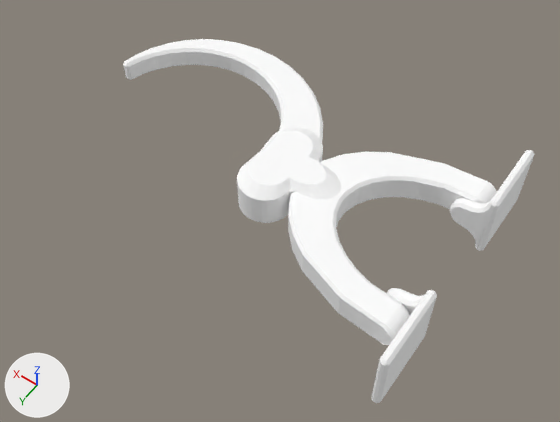
An edit to the Blender file gki_cube_gripper_description/meshes/cube_gripper.blend, drawn before and after from the same camera.
One viewpoint serves both versions: a 50 mm lens placed at (-422.0, 416.0, 607.0), pointed at (-130.0, 8.0, -35.0). Lighting does not change. The marker at lower left points along +X, +Y and +Z. The same objects are shown in both versions, whatever each file hides.

In view in the first picture: 'arm low resolution', 'elbow axis low resolution', 'right pincer low resolution'.
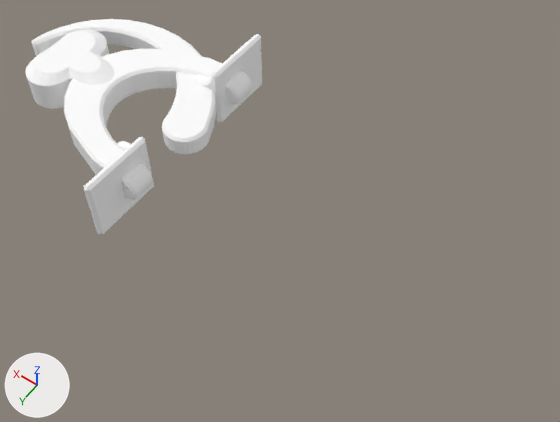
Pixel boxes [x1, y1, x2, y2] of what changed, in the pictures (560 x 422 px):
'arm low resolution', moved: before [237, 127, 497, 345]; after [25, 29, 252, 200]
'right pincer low resolution', moved: before [123, 39, 323, 141]; after [31, 19, 217, 154]
'elbow axis low resolution', moved: before [371, 150, 535, 403]; after [84, 34, 262, 234]

The change, as a list of edits to the scene's bpy script:
```text
Change ob_elbow_axis_low_resolution:
    ob_elbow_axis_low_resolution.location: (-328.0, 0.0, 15.0) -> (0.0, 0.0, 0.0)
Change ob_arm_low_resolution:
    ob_arm_low_resolution.location: (-300.0, 0.0, 15.0) -> (0.0, 0.0, 0.0)
Change ob_right_pincer_low_resolution:
    ob_right_pincer_low_resolution.location: (-125.0, -25.0, 12.5) -> (0.0, 0.0, 0.0)
```
